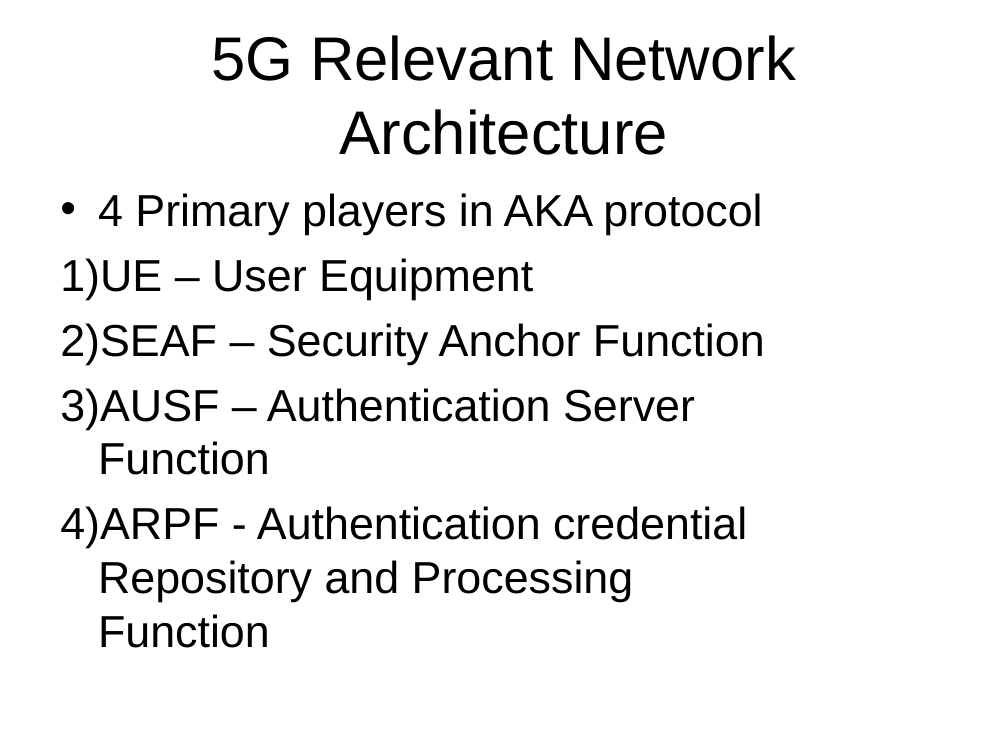
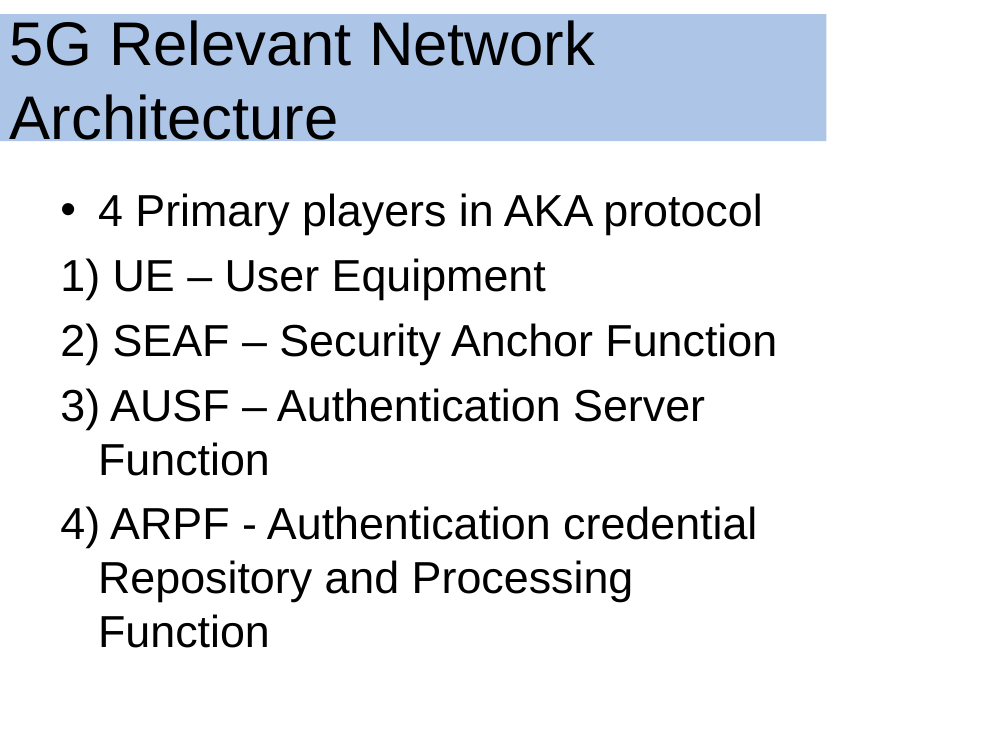
Before and after one commit to dmclayton/5g-security, a slide deck: slide 5 of ppt/5gakaPpt.pptx. Drawn at 1008x756 pixels with LibreOffice and Linux fonts; fonts in the diff are those of the drawing; background and template pictures are left out. Boxes give left, top, right and bottom in pixels: in the first picture for what was removed or moved away, otherwise in the second. Text is boxed around its words. In the diff, an @@ line names an element or a change of style, - is before the commit and + after.

```diff
--- a/ppt/5gakaPpt.pptx
+++ b/ppt/5gakaPpt.pptx
@@ rectangle "5G Relevant Network Architecture": place and size @@
-rectangle "5G Relevant Network Architecture" at box(211, 35, 796, 155)
+rectangle "5G Relevant Network Architecture" at box(0, 14, 827, 141)
@@ rectangle "5G Relevant Network Architecture" at box(0, 14, 827, 141): alignment centre to left; fill none to #ADC5E7 @@
@@ text "4 Primary players in AKA ..." rewrapped from box(60, 193, 765, 648) to box(98, 193, 777, 648) @@
```
Also in this commit, not shown: 12 other slides changed.
